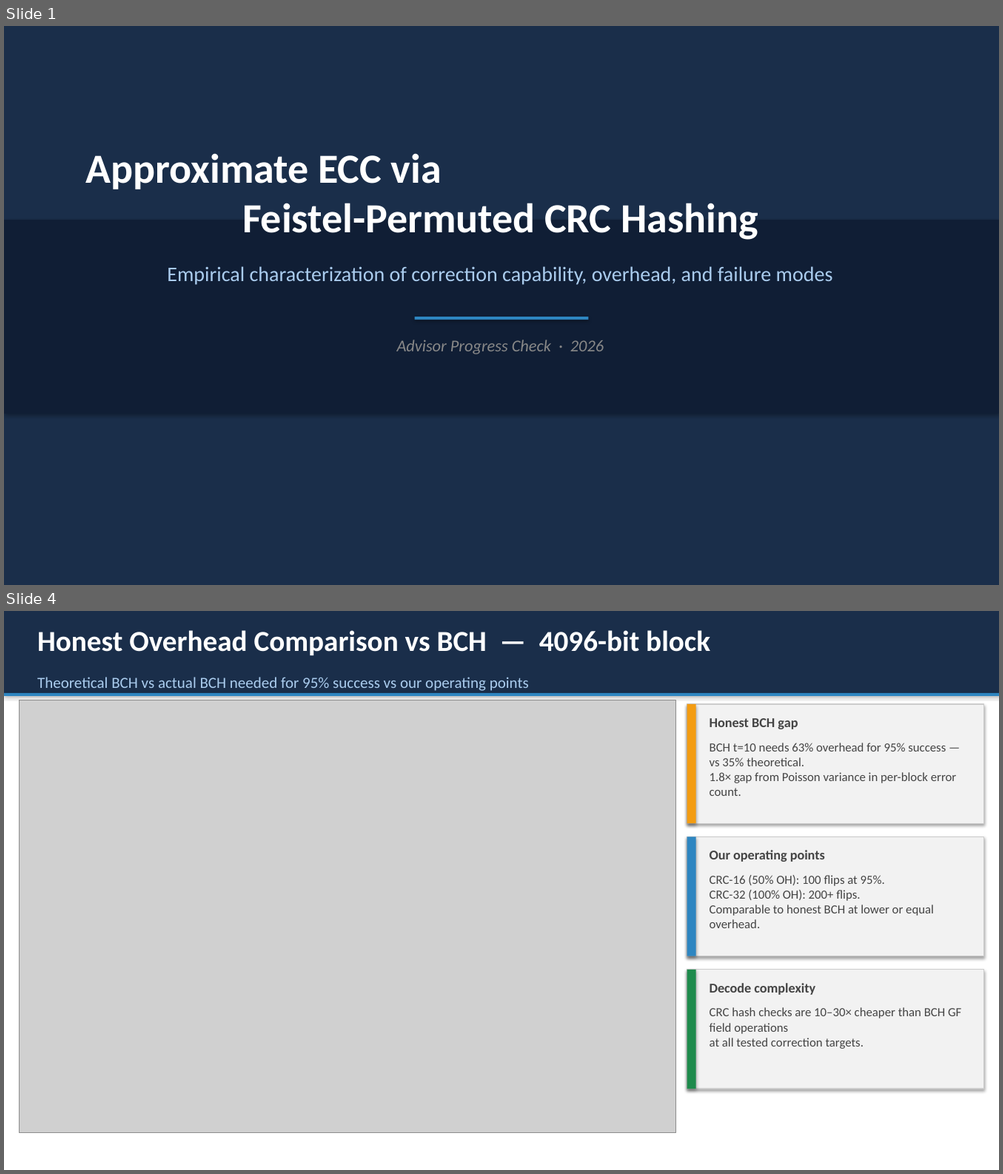
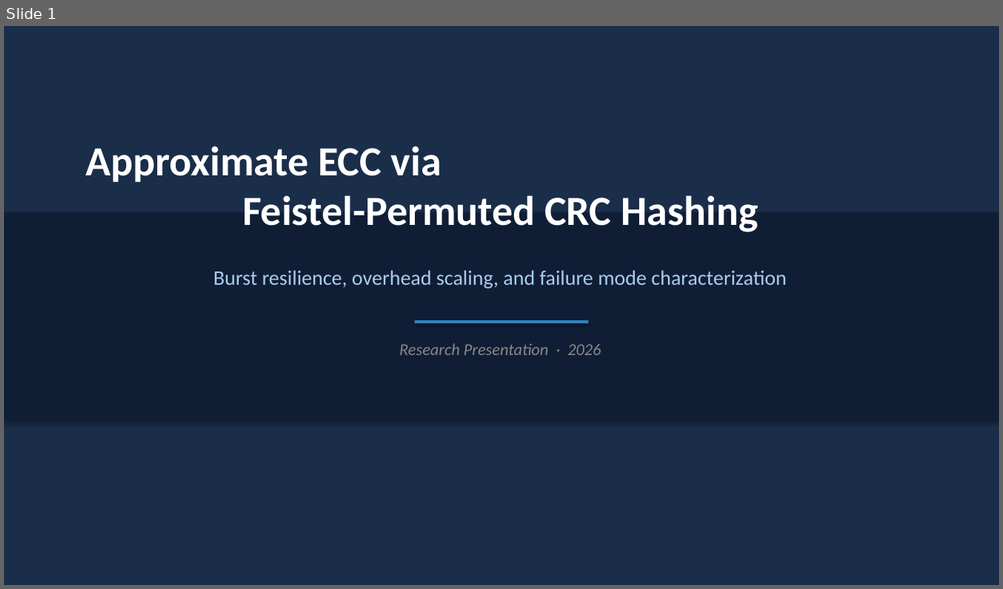
Before and after one commit to dmrlobo2002/approximate_ecc, a slide deck: advisor_slides.pptx. Shown one above the other, each under a label of ours: slides 1 and 4 before the commit, slide 1 after it; the slides between them are not shown. The pictures are 1003x1174 and 1003x589 pixels, drawn with LibreOffice and Linux fonts; fonts in the diff are those of the drawing; grey boxes stand for pictures. Boxes give left, top, right and bottom in pixels: in the first picture for what was removed or moved away, otherwise in the second. Text is boxed around its words. In the diff, an @@ line names an element or a change of style, - is before the commit and + after.

```diff
--- a/advisor_slides.pptx
+++ b/advisor_slides.pptx
@@ slide 4 removed at [4,611,999,1170], background #FFFFFF @@
@@ rectangle removed at [4,611,999,1170] @@
@@ rectangle removed at [4,611,999,693] @@
@@ text removed at [37,630,710,655] @@
-Honest Overhead Comparison vs BCH — 4096-bit block
@@ text removed at [37,677,529,691] @@
-Theoretical BCH vs actual BCH needed for 95% success vs our operating points
@@ rectangle removed at [4,693,999,696] @@
@@ picture removed at [19,701,675,1133] @@
@@ rectangle removed at [687,704,984,823] @@
@@ rectangle removed at [687,704,696,823] @@
@@ text removed at [709,718,797,729] @@
-Honest BCH gap
@@ text removed at [709,743,956,796] @@
-BCH t=10 needs 63% overhead for 95% success — vs 35% theoretical.
-1.8× gap from Poisson variance in per-block error count.
@@ rectangle removed at [687,837,984,957] @@
@@ rectangle removed at [687,837,696,957] @@
@@ text removed at [709,850,825,862] @@
-Our operating points
@@ text removed at [709,875,933,928] @@
-CRC-16 (50% OH): 100 flips at 95%.
-CRC-32 (100% OH): 200+ flips.
-Comparable to honest BCH at lower or equal overhead.
@@ rectangle removed at [687,970,984,1089] @@
@@ rectangle removed at [687,970,696,1089] @@
@@ text removed at [709,983,815,995] @@
-Decode complexity
@@ text removed at [709,1008,961,1049] @@
-CRC hash checks are 10–30× cheaper than BCH GF field operations
-at all tested correction targets.
@@ slide 1 changed as well @@
@@ text "Approximate ECC via Feistel-Permuted CRC ...": place and size @@
-text "Approximate ECC via Feistel-Permuted CRC ..." at [86,153,758,240]
+text "Approximate ECC via Feistel-Permuted CRC ..." at [86,146,758,232]
@@ rectangle: place and size @@
-rectangle at [4,220,999,414]
+rectangle at [4,212,999,421]
@@ text at [213,270,786,289]: text changed @@
-Empirical characterization of correction capability, overhead, and failure modes
+Burst resilience, overhead scaling, and failure mode characterization
@@ rectangle: place and size @@
-rectangle at [415,317,588,320]
+rectangle at [415,321,588,323]
@@ text at [399,343,600,355]: text changed @@
-Advisor Progress Check · 2026
+Research Presentation · 2026
```
Also in this commit, not shown: 3 other slides changed, 5 slides added, 8 other slides removed, 4 other files.
